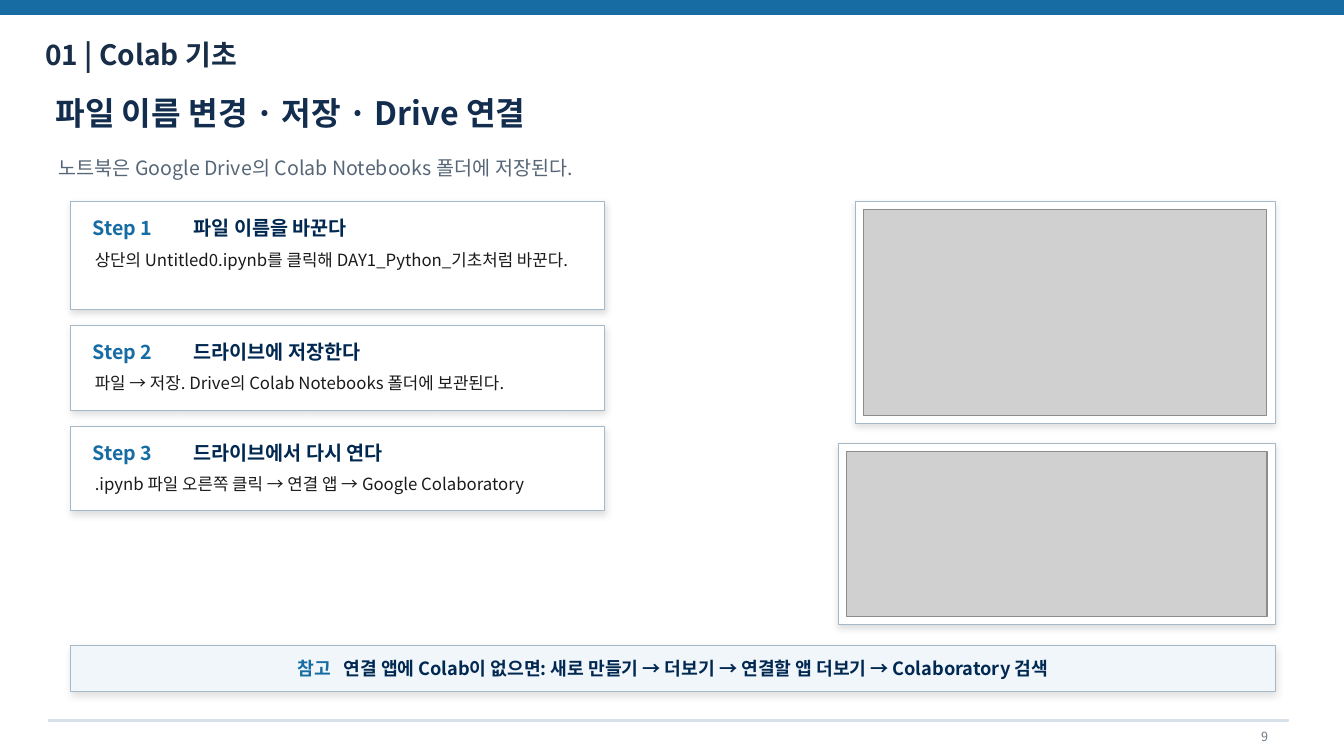
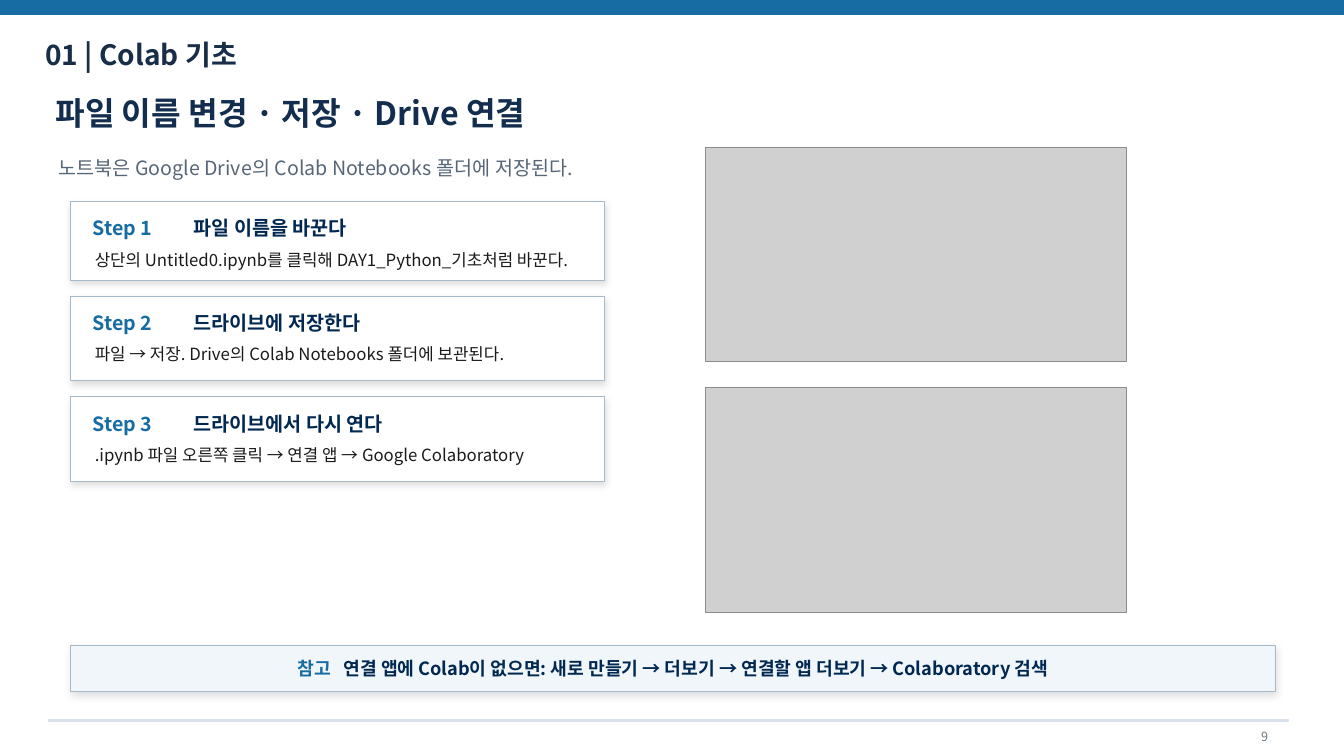
Before and after one commit to yangyuzz/HD_prepare, a slide deck: slide 9 of 양유진 교안/파이썬/01. 코랩 및 기초문법 - 클로드 작성 지피티 검수 요/DAY1_Colab_Python_기초.pptx. Drawn at 1344x756 pixels with LibreOffice and Linux fonts; fonts in the diff are those of the drawing; grey boxes stand for pictures. Boxes give left, top, right and bottom in pixels: in the first picture for what was removed or moved away, otherwise in the second. Text is boxed around its words. In the diff, an @@ line names an element or a change of style, - is before the commit and + after.

```diff
--- a/양유진 교안/파이썬/01. 코랩 및 기초문법 - 클로드 작성 지피티 검수 요/DAY1_Colab_Python_기초.pptx
+++ b/양유진 교안/파이썬/01. 코랩 및 기초문법 - 클로드 작성 지피티 검수 요/DAY1_Colab_Python_기초.pptx
@@ picture: place and size @@
-picture at [864,210,1267,415]
+picture at [706,147,1126,362]
@@ rectangle: place and size @@
-rectangle at [71,202,605,310]
+rectangle at [71,202,605,280]
@@ rectangle removed at [856,202,1275,423] @@
@@ picture: place and size @@
-picture at [847,452,1267,617]
+picture at [706,387,1126,613]
@@ 6 texts, 2 rectangles: place and size @@
-6 texts, 2 rectangles at [71,326,605,511]
+6 texts, 2 rectangles at [71,296,605,482]
@@ rectangle removed at [839,444,1275,625] @@
```
Also in this commit, not shown: 4 other slides changed, 19 other files.
